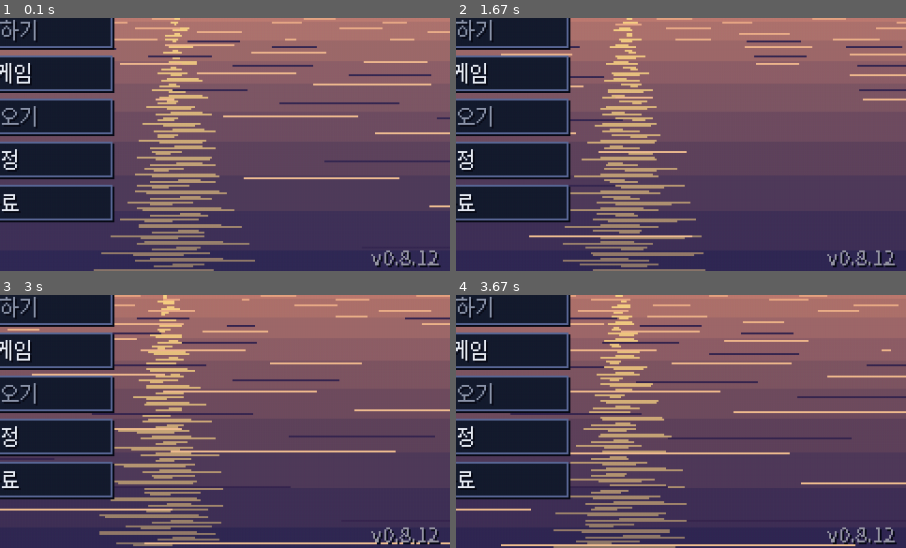
Above: before the commit, frames 1-4 (two rows, left to right).
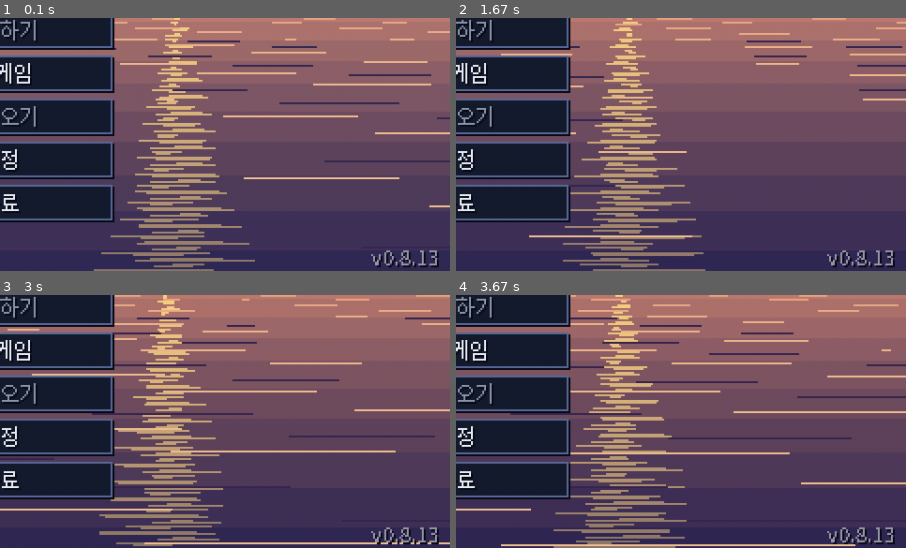
Above: after the commit, the same moments.

Repository: sinsiu60/fishingplanet
Game: pygame game, started from main.py
The game is run twice, just before and just after one commit, with the same random seed, the same clock (stepped at 60 frames per second) and the same inputs.
Inputs (mouse positions are % of the whole screen's width and height, from its top left):
- Up to frame 1 (0.1 s): no input
- Up to frame 2 (1.67 s): tap one key every 0.33 s from 0.33 s: 1 Enter B Space
- Up to frame 3 (3 s): hold Up 1.67-2.13 s; move the mouse to (65, 15) at 1.7 s; tap C at 2.17 s; hold Up from 2.9 s (still down); move the mouse to (26, 30) at 2.93 s
- Up to frame 4 (3.67 s): release Up at 3.2 s; hold Up 3.23-3.6 s; move the mouse to (14, 47) at 3.27 s
The pictures show only the part of the screen within x 50-100%, y 50-100%; the shares and areas given below are measured in that part.

The runs differ from the first frame. In frame 1, less than 0.1% of the frame differs, in the area x 94-98%, y 91-99%; in frame 2, less than 0.1%; in frame 3, less than 0.1%; in frame 4, less than 0.1%.

Commit message:
v0.8.13: 드랙 풀림 '지이잉'을 바람 '휘이잉'으로, 살짝 풀릴 땐 무음·음량 낮춤
Co-Authored-By: Claude Opus 5.5 <noreply@anthropic.com>
Claude-Session: https://claude.ai/code/session_01XkZZxEWm7K26sk4a4EAFMF

Diff:
--- a/data/sfx_recipes.json
+++ b/data/sfx_recipes.json
@@ -100,14 +100,14 @@
   ]
  },
  "sfx_drag_run": {
-  "_소리": "드랙 풀림 지이이잉 (반복음, 풀리는 속도 단계 #0~3 = 피치)",
-  "loop": true,
-  "len": 0.8,
-  "steps": {"n": 4, "pitch": [0.8, 1.6], "gain_db": [-3, 0]},
-  "layers": [
-   {"wave": "saw", "freq": 620, "len": 0.8, "vib": [22, 0.02], "filter": {"type": "bp", "f": 1800, "q": 1.5}, "env": {"a": 0.01, "d": 1, "s": 1, "r": 0.01}, "gain": 0.5},
-   {"wave": "square", "freq": 110, "len": 0.8, "filter": {"type": "hp", "f": 2500}, "env": {"a": 0.01, "d": 1, "s": 1, "r": 0.01}, "trem": [55, 0.8], "gain": 0.35},
-   {"wave": "noise", "len": 0.8, "filter": {"type": "bp", "f": 5000, "q": 2, "track": false}, "env": {"a": 0.01, "d": 1, "s": 1, "r": 0.01}, "gain": 0.2}
+  "_소리": "드랙 풀림 바람 '휘이잉' (반복음, 풀리는 속도 단계 #0~3 = 바람 높이) — v0.8.13: 톱니파 '지이잉'이 파이팅 내내 거슬려 바람 소리로",
+  "loop": true,
+  "len": 1.6,
+  "steps": {"n": 4, "pitch": [0.8, 1.6], "gain_db": [-4, 0]},
+  "layers": [
+   {"wave": "pink", "len": 1.6, "filter": {"type": "bp", "f": 700, "q": 2.5}, "env": {"a": 0.05, "d": 1, "s": 1, "r": 0.05}, "trem": [1.25, 0.35], "gain": 0.8},
+   {"wave": "noise", "len": 1.6, "filter": {"type": "bp", "f": 1900, "q": 4}, "env": {"a": 0.05, "d": 1, "s": 1, "r": 0.05}, "trem": [2.5, 0.5], "gain": 0.18},
+   {"wave": "pink", "len": 1.6, "filter": {"type": "lp", "f": 380, "track": false}, "env": {"a": 0.05, "d": 1, "s": 1, "r": 0.05}, "gain": 0.3}
   ]
  },
  "sfx_drag_step": {
--- a/dist_readme.txt
+++ b/dist_readme.txt
@@ -1,4 +1,4 @@
-낚시 게임 v0.8.12
+낚시 게임 v0.8.13
 ================
 
 실행: FishingGame.exe 를 더블클릭하세요. (Python 설치 필요 없음)
--- a/src/audio/fight_audio.py
+++ b/src/audio/fight_audio.py
@@ -1,7 +1,7 @@
 """상태 연동 연속 사운드 (DESIGN.md 32장 S4): 숫자처럼 상태를 알려 주는 소리.
 
   릴 감기     감기 속도 → 클릭 간격(빠를수록 촘촘)·피치(#0~4)
-  드랙 풀림   줄이 풀리는 속도 → '지이잉' 반복음 피치(#0~3)·음량
+  드랙 풀림   줄이 풀리는 속도 → 바람 '휘이잉' 반복음 높이(#0~3)·음량 (v0.8.13: 예전 '지이잉'은 거슬려서)
   장력 삐걱임 장력 → 신음 반복음 단계(#0~2)·음량, 빨강 구간이면 떨리는 삐걱(red)으로
   줄 실금     내구도 50% 아래부터 '지직' — 낮을수록 잦고 크게
   드랙 단계   단계가 바뀔 때마다 묵직한 '딸깍' (단계 = 피치)
@@ -48,10 +48,10 @@
     def update(self, dt: float, v: dict, red_at: float = RED, active: bool = True) -> None:
         reel, payout, tension = v.get("reel", 0.0), v.get("payout", 0.0), v.get("tension", 0.0)
         line, drag, near = v.get("line", 1.0), v.get("drag"), v.get("near", 0.5)
-        # 드랙 풀림: 지이잉 (풀리는 속도 → 피치 단계·음량)
-        if payout > 0.05:
+        # 드랙 풀림: 바람 휘이잉 (풀리는 속도 → 높이 단계·음량). 살짝 풀릴 땐 안 내서 파이팅 내내 깔리지 않게
+        if payout > 0.12:
             step = min(3, int(payout * 4))
-            self._loop("drag", f"sfx_drag_run#{step}", 0.25 + 0.55 * payout)
+            self._loop("drag", f"sfx_drag_run#{step}", 0.12 + 0.45 * payout)
         else:
             self._loop("drag", None)
         # 릴 감기: 클릭 간격·피치 (드랙이 크게 풀리면 클릭은 묻히니 줄인다)
--- a/src/version.py
+++ b/src/version.py
@@ -1,2 +1,2 @@
 """게임 버전 (릴리즈 태그 v<VERSION>, buildozer.spec version 과 같게)."""
-VERSION = "0.8.12"
+VERSION = "0.8.13"
Not shown, changed: assets/sfx_generated/manifest.json
Not shown, changed: DESIGN.md
Not shown, changed: RELEASE_NOTES.md
Not shown, changed: SOUND.md
Not shown, changed: SOUND_CHECKLIST.md
Not shown, changed: assets/sfx_generated/sfx_drag_run__0.ogg
Not shown, changed: assets/sfx_generated/sfx_drag_run__1.ogg
Not shown, changed: assets/sfx_generated/sfx_drag_run__2.ogg
Not shown, changed: assets/sfx_generated/sfx_drag_run__3.ogg
Not shown, changed: buildozer.spec
